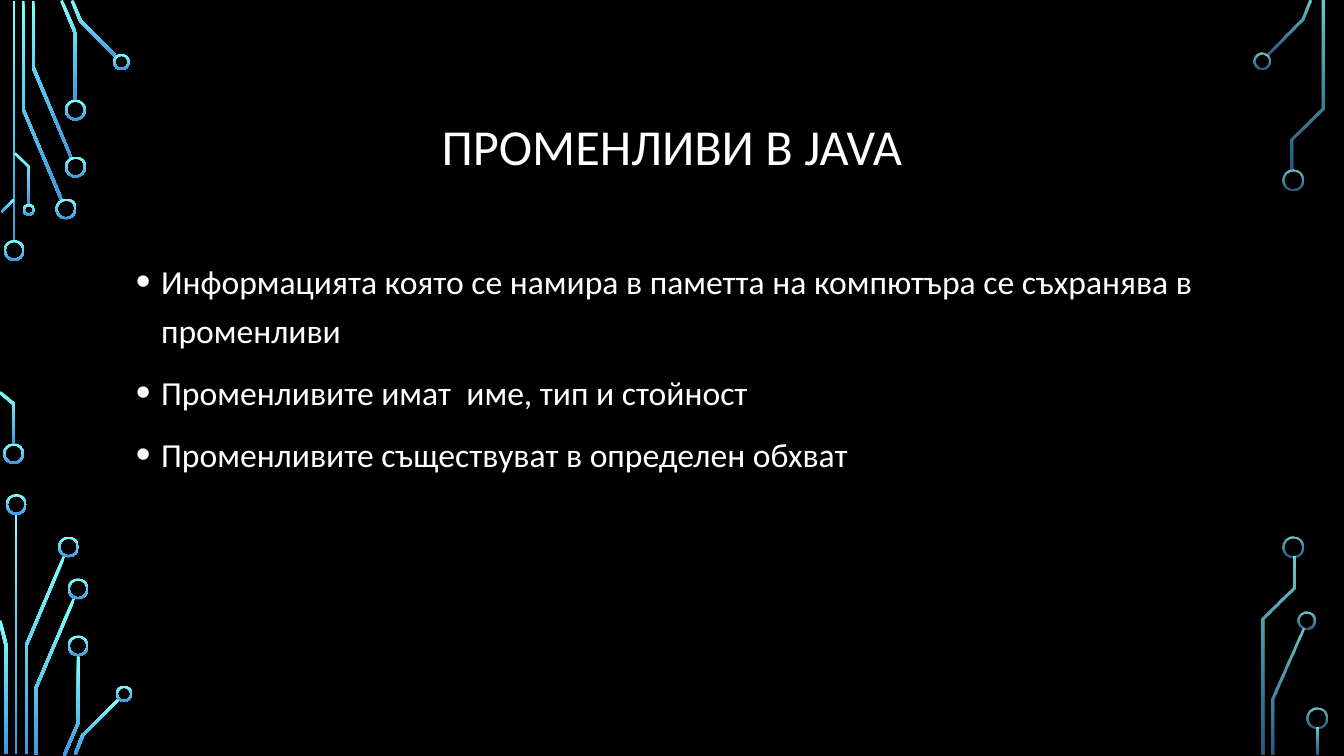
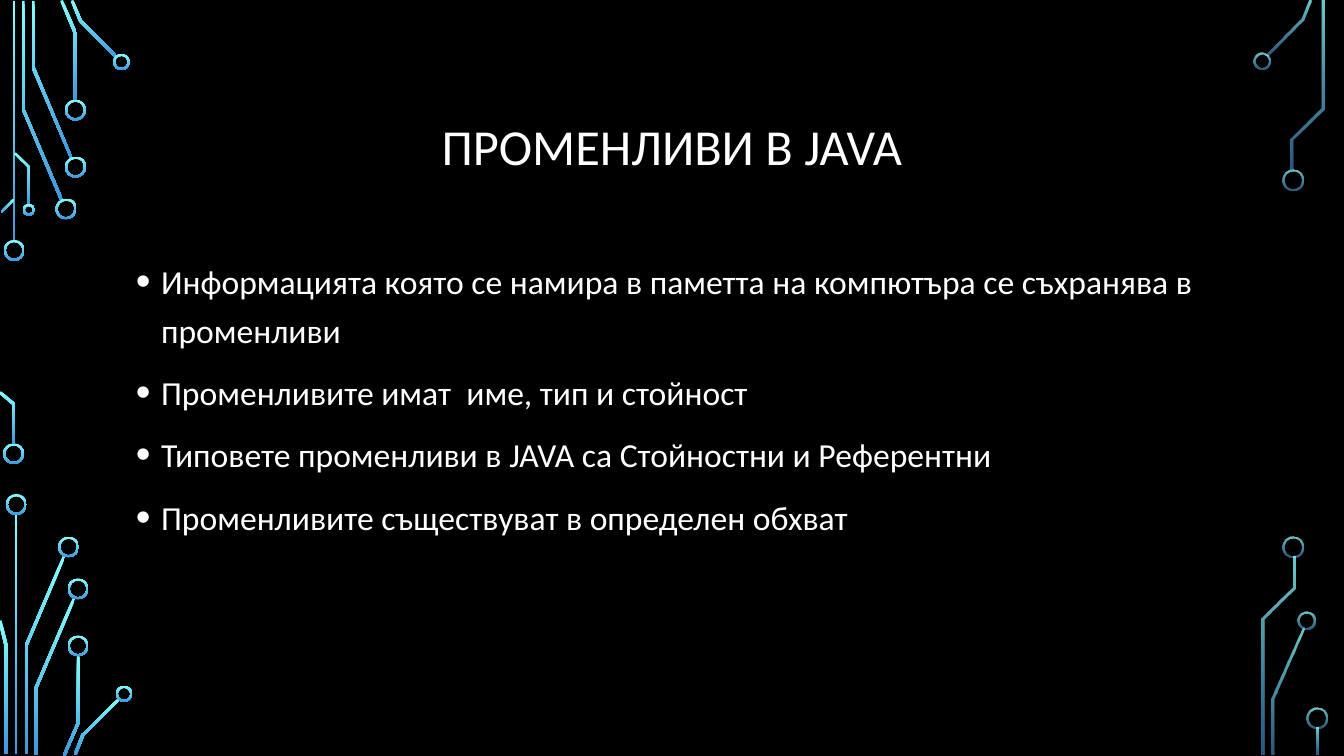
Before and after one commit to Bilyukov/java-course, a slide deck: slide 2 of 02.java-basics.pptx. Drawn at 1344x756 pixels with LibreOffice and Linux fonts; fonts in the diff are those of the drawing; background and template pictures are left out. Boxes give left, top, right and bottom in pixels: in the first picture for what was removed or moved away, otherwise in the second. Text is boxed around its words. In the diff, an @@ line names an element or a change of style, - is before the commit and + after.

Commit message:
Added Java Basics Demo

```diff
--- a/02.java-basics.pptx
+++ b/02.java-basics.pptx
@@ text at (161, 444, 991, 473): paragraph added @@
+• Типовете променливи в JAVA са Стойностни и Референтни
```
Also in this commit, not shown: 1 other slide changed, 22 slides added, 21 other files.
